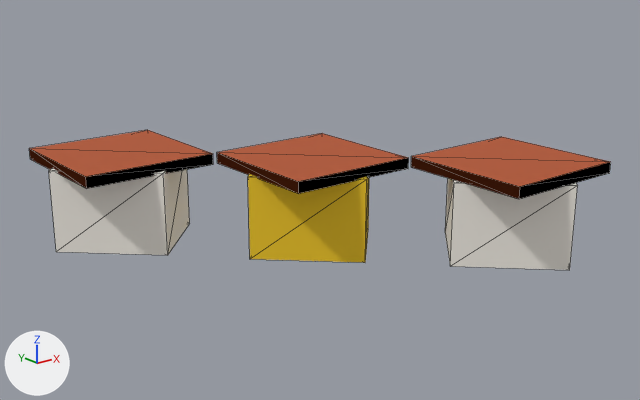
Two versions of the glTF model game/models/hero/nicecream.glb, one commit apart.
The view is the same before and after, from a camera (50 mm lens) standing at (-20.76, -16.75, 9.79) and looking at (-4.19, 3.97, 1.5). Every picture has the same lights, and +X, +Y and +Z are marked at lower left. The first picture is the older version. Mesh edges are drawn as thin lines. Objects named as collision shapes, trigger or cutter boxes, shadow casters or lower levels of detail are left out. Where no turn or scale is listed for an object, it has been applied to the vertices. Vertices at exactly the same position are counted once.

Names of what the first picture shows: 'nicecream_lod0'.
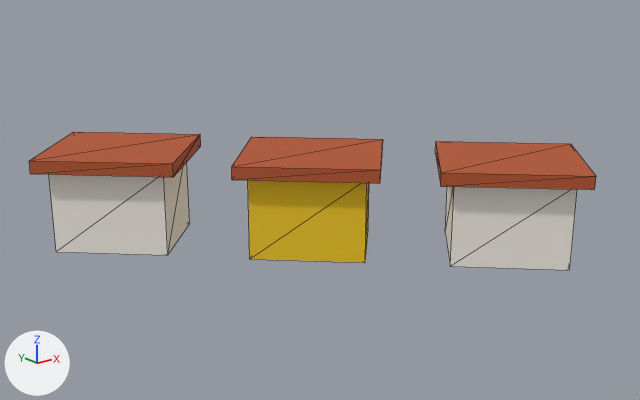
Where the newer file only moved an object's origin or applied its transform, the numbers keep the older frame.

What differs and where, as boxes (x1, y1, x2, y2) in the pictures (640 x 400 px; the box of a moved part takes in the faces that stretch with it):
'nicecream_lod0', reshaped
    before: (29, 130, 611, 270)
    after: (29, 132, 596, 270)
part 1 of me_nicecream_lod0, moved or reshaped
    before: (29, 130, 611, 199)
    after: (29, 132, 596, 190)

The change in detail:
Picture 'signs' (img_signs) is new.
Material 'sign' (mat_sign) is new.
Uses the picture img_signs.
Material 'signback' (mat_signback) is new.
Its base color is (0.723, 0.723, 0.723) (light grey #dddddd).
Its roughness is 0.85.
me_nicecream_lod0 is used by ob_nicecream_lod0; location (-4.38, 4.14, 1.48).
me_nicecream_lod0 had 54 vertices, 73 faces and spanned x -6.68..6.68, y -6.43..6.43, z -1.47..1.47.
me_nicecream_lod0 now has 66 vertices, 93 faces and spans x -7.25..7.25, y -7.0..7.0, z -1.47..1.61.
Part 1, on me_nicecream_lod0:
12 vertices are removed from x -6.48..6.48, y -6.24..6.24, z 1.12..1.47.
30 faces are deleted.
12 vertices move from x -6.48..6.48, y -6.24..6.24, z 1.12..1.47 to x -4.64..7.25, y -7.0..7.0, z 1.13..1.61.
7 vertices are added at x -1.51..7.25, y -4.24..4.04, z 0.5..1.21.
9 new vertices lie (-2.61, -2.76, 0.0) away from vertices in x -6.48..6.48, y -6.24..6.24, z 1.12..1.47.
36 new faces join them, mat_roof (orange #b5562e).
2 new faces join them, mat_sign.
Other edits to the shape of me_nicecream_lod0 do not show in these pictures.
me_nicecream_lod0 gains material mat_signback (light grey #dddddd).
me_nicecream_lod0 gains material mat_sign.
